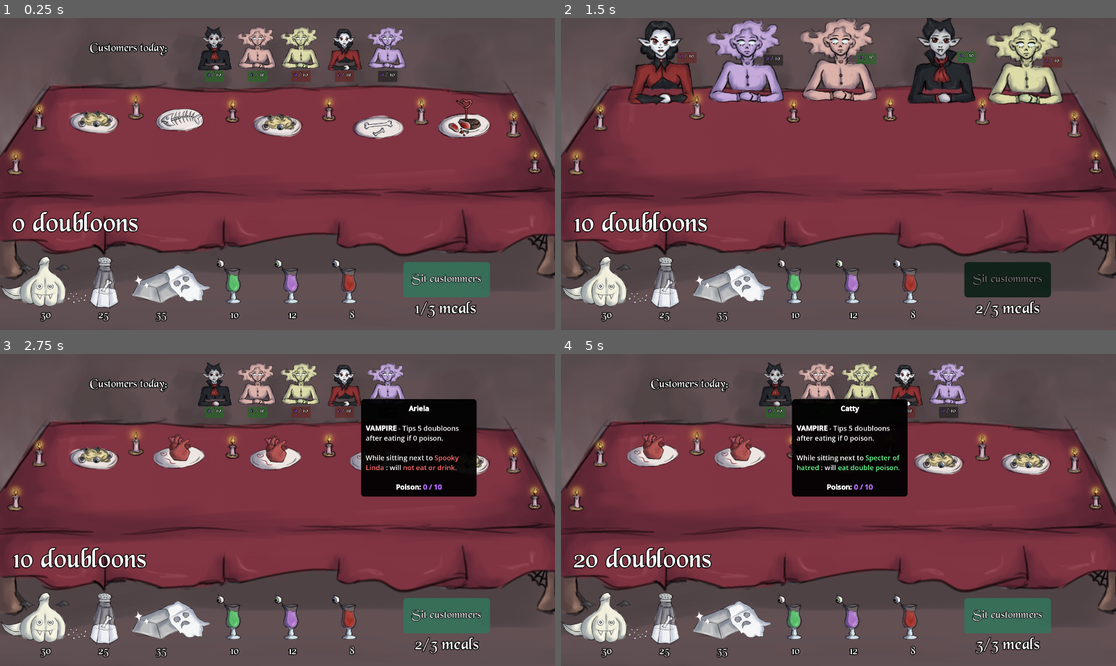
Above: before the commit, frames 1-4 (two rows, left to right).
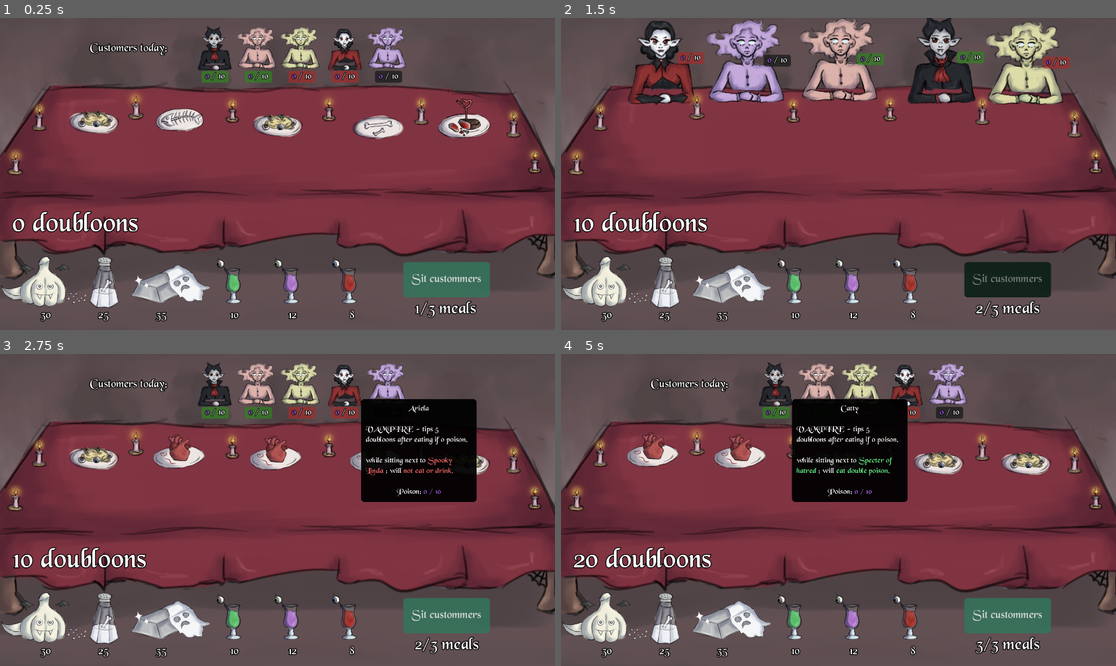
Above: after the commit, the same moments.

Repository: Henrique-Baumegger/godot-fims_food
Game: Godot game, scene res://scripts_and_scenes/main/main.tscn
The game is run twice, just before and just after one commit, with the same random seed, the same clock (stepped at 60 frames per second) and the same inputs.
Inputs (mouse positions are in pixels of both pictures, inside the frame that each line leads up to):
- Up to frame 1 (0.25 s): no input
- Up to frame 2 (1.5 s): click "Sit custommers" at 0.5 s; click "Finish meal" at 1.25 s
- Up to frame 3 (2.75 s): move the mouse to (344, 382) at 2.02 s; click (344, 382) at 2.1 s
- Up to frame 4 (5 s): click "Sit custommers" at 2.75 s; click "Finish meal" at 3.5 s; move the mouse to (771, 382) at 4.27 s; right-click (771, 382) at 4.35 s

The runs differ from the first frame. In frame 1, 0.8% of the frame differs, in the area x 36-87%, y 16-86%; in frame 2, 0.7%; in frame 3, 2.3%; in frame 4, 2.0%.

Commit message:
Cleaned UI
Also, readme also contains a final checklist now

Diff:
--- a/art/themes/base_theme.tres
+++ b/art/themes/base_theme.tres
@@ -11,7 +11,7 @@
 corner_detail = 12
 
 [sub_resource type="StyleBoxFlat" id="StyleBoxFlat_sfg6y"]
-bg_color = Color(0.1460543, 0.33737308, 0.26339763, 0.8745098)
+bg_color = Color(0.1428732, 0.3346558, 0.28892982, 0.8745098)
 corner_radius_top_left = 12
 corner_radius_top_right = 12
 corner_radius_bottom_right = 12
@@ -34,12 +34,19 @@
 corner_radius_bottom_left = 12
 corner_detail = 12
 
+[sub_resource type="StyleBoxFlat" id="StyleBoxFlat_l4jhv"]
+bg_color = Color(0.11764706, 0.11764706, 0.11764706, 0.8039216)
+corner_radius_top_left = 8
+corner_radius_top_right = 8
+corner_radius_bottom_right = 8
+corner_radius_bottom_left = 8
+
 [resource]
 default_font = ExtResource("1_j8o4c")
-Button/constants/outline_size = 6
 Button/styles/disabled = SubResource("StyleBoxFlat_j8o4c")
 Button/styles/hover = SubResource("StyleBoxFlat_sfg6y")
 Button/styles/normal = SubResource("StyleBoxFlat_xonc0")
 Button/styles/pressed = SubResource("StyleBoxFlat_h6isj")
 Label/constants/outline_size = 11
 Label/font_sizes/font_size = 40
+PanelContainer/styles/panel = SubResource("StyleBoxFlat_l4jhv")
--- a/scripts_and_scenes/UI/poison_indicator.gd
+++ b/scripts_and_scenes/UI/poison_indicator.gd
@@ -5,18 +5,18 @@
 
 func set_poison_indicator(current_poison:int, max_poison:int, is_dead:bool) -> void:
 	if not is_dead:
-		rich_text_label.text = "[center][b][color=#b36bff]"+str(current_poison) + "[/color][/b] / " + str(max_poison)+"[/center]"
+		rich_text_label.text = "[center][color=#b36bff]"+str(current_poison) + "[/color] / " + str(max_poison)+"[/center]"
 	elif is_dead:
 		visible = false
 
 
 func make_red() -> void:
 	var style : StyleBox = get_theme_stylebox("panel").duplicate()
-	style.bg_color = Color(0.4, 0.15, 0.15, 0.7)
+	style.bg_color = Color(0.632, 0.172, 0.168, 0.7)
 	add_theme_stylebox_override("panel", style)
 
 
 func make_green() -> void:
 	var style : StyleBox = get_theme_stylebox("panel").duplicate()
-	style.bg_color = Color(0.15, 0.4, 0.15, 0.7)
+	style.bg_color = Color(0.188, 0.51, 0.129, 0.702)
 	add_theme_stylebox_override("panel", style)
--- a/scripts_and_scenes/UI/poison_indicator.tscn
+++ b/scripts_and_scenes/UI/poison_indicator.tscn
@@ -2,15 +2,6 @@
 
 [ext_resource type="Theme" uid="uid://c3pgctkp31gj8" path="res://art/themes/base_theme.tres" id="1_7df4x"]
 [ext_resource type="Script" uid="uid://cvvonpco8bfro" path="res://scripts_and_scenes/UI/poison_indicator.gd" id="1_ewxhp"]
-
-[sub_resource type="Theme" id="Theme_ewxhp"]
-RichTextLabel/colors/font_outline_color = Color(0, 0, 0, 1)
-RichTextLabel/constants/outline_size = 5
-RichTextLabel/font_sizes/bold_font_size = 22
-RichTextLabel/font_sizes/bold_italics_font_size = 22
-RichTextLabel/font_sizes/italics_font_size = 22
-RichTextLabel/font_sizes/mono_font_size = 22
-RichTextLabel/font_sizes/normal_font_size = 22
 
 [node name="PoisonIndicator" type="PanelContainer" unique_id=416598971]
 theme = ExtResource("1_7df4x")
@@ -21,7 +12,12 @@
 
 [node name="RichTextLabel" type="RichTextLabel" parent="MarginContainer" unique_id=1174487144]
 layout_mode = 2
-theme = SubResource("Theme_ewxhp")
+theme_override_constants/outline_size = 8
+theme_override_font_sizes/normal_font_size = 32
+theme_override_font_sizes/bold_font_size = 32
+theme_override_font_sizes/bold_italics_font_size = 32
+theme_override_font_sizes/italics_font_size = 32
+theme_override_font_sizes/mono_font_size = 32
 bbcode_enabled = true
 text = "YY/XX"
 fit_content = true
--- a/scripts_and_scenes/UI/tool_tip_area.tscn
+++ b/scripts_and_scenes/UI/tool_tip_area.tscn
@@ -1,6 +1,7 @@
 [gd_scene format=3 uid="uid://qj5l5oibevij"]
 
 [ext_resource type="Script" uid="uid://bepvg02drgtk" path="res://scripts_and_scenes/UI/tool_tip_area.gd" id="1_40t2k"]
+[ext_resource type="Theme" uid="uid://c3pgctkp31gj8" path="res://art/themes/base_theme.tres" id="2_1pja3"]
 
 [sub_resource type="StyleBoxFlat" id="StyleBoxFlat_40t2k"]
 bg_color = Color(0, 0, 0, 0.9411765)
@@ -18,6 +19,7 @@
 custom_minimum_size = Vector2(400, 0)
 offset_right = 40.0
 offset_bottom = 40.0
+theme = ExtResource("2_1pja3")
 theme_override_styles/panel = SubResource("StyleBoxFlat_40t2k")
 
 [node name="MarginContainer" type="MarginContainer" parent="TipPanel" unique_id=697727017]
@@ -29,11 +31,11 @@
 
 [node name="RichTextLabel" type="RichTextLabel" parent="TipPanel/MarginContainer" unique_id=1044991644]
 layout_mode = 2
-theme_override_font_sizes/normal_font_size = 24
-theme_override_font_sizes/bold_font_size = 24
-theme_override_font_sizes/bold_italics_font_size = 24
-theme_override_font_sizes/italics_font_size = 24
-theme_override_font_sizes/mono_font_size = 24
+theme_override_font_sizes/normal_font_size = 28
+theme_override_font_sizes/bold_font_size = 28
+theme_override_font_sizes/bold_italics_font_size = 28
+theme_override_font_sizes/italics_font_size = 28
+theme_override_font_sizes/mono_font_size = 28
 bbcode_enabled = true
 text = "Place holder"
 fit_content = true
--- a/scripts_and_scenes/customer/customer.gd
+++ b/scripts_and_scenes/customer/customer.gd
@@ -19,9 +19,9 @@
 # enum are const
 enum Creatures {NONE, VAMPIRE, SKELETON, GHOST}
 const creature_type_description_BBCode : Dictionary[Creatures, String] ={
-	Creatures.GHOST : "[b]GHOST[/b] - Tips 10 doubloons on round end if dead.",
-	Creatures.SKELETON : "[b]SKELETON[/b] — Doubles its poison after eating.",
-	Creatures.VAMPIRE : "[b]VAMPIRE[/b] - Tips 5 doubloons after eating if 0 poison."
+	Creatures.GHOST : "[b]GHOST[/b] - tips 10 doubloons on round end if dead.",
+	Creatures.SKELETON : "[b]SKELETON[/b] — doubles its poison after eating.",
+	Creatures.VAMPIRE : "[b]VAMPIRE[/b] - tips 5 doubloons after eating if 0 poison."
 	}
 
 const MAX_POISON_NOT_SET : int = -1
@@ -225,11 +225,11 @@
 
 	var lover_part := ""
 	if is_lover:
-		lover_part = "\nWhile sitting next to [color=#6bff95]" + loved_customer.customer_name + "[/color] : will [color=#6bff95]eat double poison.[/color]\n"
+		lover_part = "\nwhile sitting next to [color=#6bff95]" + loved_customer.customer_name + "[/color] : will [color=#6bff95]eat double poison.[/color]\n"
 
 	var hater_part := ""
 	if is_hater:
-		hater_part = "\nWhile sitting next to [color=#ff6b6b]" + hated_customer.customer_name + "[/color] : will [color=#ff6b6b]not eat or drink.[/color]\n"
+		hater_part = "\nwhile sitting next to [color=#ff6b6b]" + hated_customer.customer_name + "[/color] : will [color=#ff6b6b]not eat or drink.[/color]\n"
 
 	var description := """{identity_part}
 
--- a/scripts_and_scenes/customer/customer.tscn
+++ b/scripts_and_scenes/customer/customer.tscn
@@ -32,4 +32,4 @@
 position = Vector2(57, -39)
 
 [node name="ListCounterPost" type="Marker2D" parent="." unique_id=6821710]
-position = Vector2(-33, 72)
+position = Vector2(-44, 72)
--- a/scripts_and_scenes/food/food.gd
+++ b/scripts_and_scenes/food/food.gd
@@ -63,7 +63,7 @@
 			lines.append("")
 		elif current > 0:
 			sprite_of_poison_type[poison_type].visible = true
-			lines.append("[b][outline_size=8][outline_color=#000000][color=#b36bff]%d[/color][/outline_color][/outline_size][/b]" %current)
+			lines.append("%d" %current)
 	rich_text_label.visible = true
 	rich_text_label.text = "\n".join(lines)
 
--- a/scripts_and_scenes/food/food.tscn
+++ b/scripts_and_scenes/food/food.tscn
@@ -7,6 +7,7 @@
 [ext_resource type="Texture2D" uid="uid://cpco8dlho3uwe" path="res://art/food/drinks/drink g.png" id="4_xacjw"]
 [ext_resource type="Texture2D" uid="uid://dq7u6a3si3gkf" path="res://art/food/warm/heart.png" id="5_uh3om"]
 [ext_resource type="Texture2D" uid="uid://cy7w643klhh1w" path="res://art/food/warm/pasta.png" id="6_xfinb"]
+[ext_resource type="Theme" uid="uid://c3pgctkp31gj8" path="res://art/themes/base_theme.tres" id="7_qfvhr"]
 [ext_resource type="Texture2D" uid="uid://kynw3kqa7dla" path="res://art/food/poisons/garlic.png" id="10_a75k6"]
 [ext_resource type="Texture2D" uid="uid://b8mudjqkkr3il" path="res://art/food/poisons/salt.png" id="11_uh3om"]
 [ext_resource type="Texture2D" uid="uid://bqa864xcxjlh4" path="res://art/food/poisons/silver.png" id="12_xfinb"]
@@ -31,12 +32,14 @@
 offset_right = -40.0
 offset_bottom = 246.0
 size_flags_horizontal = 3
+theme = ExtResource("7_qfvhr")
 theme_override_constants/line_separation = 12
-theme_override_font_sizes/normal_font_size = 32
-theme_override_font_sizes/bold_font_size = 32
-theme_override_font_sizes/bold_italics_font_size = 32
-theme_override_font_sizes/italics_font_size = 32
-theme_override_font_sizes/mono_font_size = 32
+theme_override_constants/outline_size = 10
+theme_override_font_sizes/normal_font_size = 35
+theme_override_font_sizes/bold_font_size = 35
+theme_override_font_sizes/bold_italics_font_size = 35
+theme_override_font_sizes/italics_font_size = 35
+theme_override_font_sizes/mono_font_size = 35
 bbcode_enabled = true
 text = "0
 0
Not shown, changed: ReadMe.md
